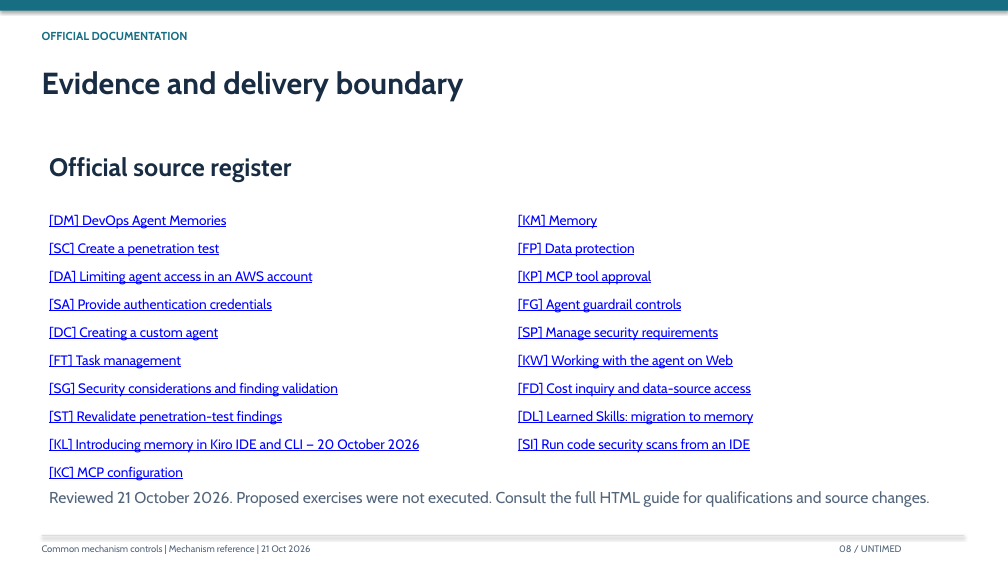
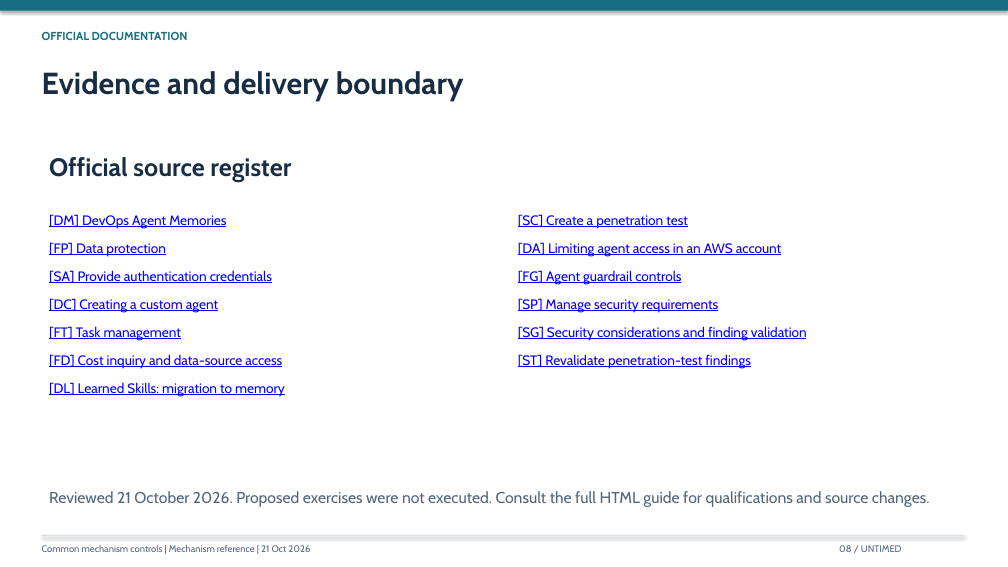
Before and after one commit to lyrel-dev/frontier-agents, a slide deck: slide 8 of presentations/overview-mechanisms-reference.pptx. Drawn at 1008x567 pixels with LibreOffice and Linux fonts; fonts in the diff are those of the drawing. Boxes give left, top, right and bottom in pixels: in the first picture for what was removed or moved away, otherwise in the second. Text is boxed around its words. In the diff, an @@ line names an element or a change of style, - is before the commit and + after.

```diff
--- a/presentations/overview-mechanisms-reference.pptx
+++ b/presentations/overview-mechanisms-reference.pptx
@@ text at <box>518,214,688,229</box>: text changed @@
-[KM] Memory
+[SC] Create a penetration test
@@ text at <box>49,242,165,257</box>: text changed @@
-[SC] Create a penetration test
+[FP] Data protection
@@ text at <box>518,242,781,257</box>: text changed @@
-[FP] Data protection
+[DA] Limiting agent access in an AWS account
@@ text removed at <box>49,270,312,285</box> @@
-[DA] Limiting agent access in an AWS account
@@ 5 texts: place and size @@
-5 texts at <box>49,298,719,369</box>
+5 texts at <box>49,270,719,341</box>
@@ text removed at <box>518,270,652,285</box> @@
-[KP] MCP tool approval
@@ text added at <box>518,326,807,341</box>, 13 pt, text #0000FF, underline @@
+[SG] Security considerations and finding validation
@@ text "[FD] Cost inquiry and data-source ...": place and size @@
-text "[FD] Cost inquiry and data-source ..." at <box>518,382,751,397</box>
+text "[FD] Cost inquiry and data-source ..." at <box>49,354,282,369</box>
@@ text at <box>518,354,751,369</box>: text changed @@
-[KW] Working with the agent on Web
+[ST] Revalidate penetration-test findings
@@ text at <box>49,382,285,397</box>: text changed @@
-[SG] Security considerations and finding validation
+[DL] Learned Skills: migration to memory
@@ text removed at <box>49,410,283,425</box> @@
-[ST] Revalidate penetration-test findings
@@ text removed at <box>518,410,754,425</box> @@
-[DL] Learned Skills: migration to memory
@@ text removed at <box>49,438,420,453</box> @@
-[KL] Introducing memory in Kiro IDE and CLI — 20 October 2026
@@ text removed at <box>518,438,750,453</box> @@
-[SI] Run code security scans from an IDE
@@ text removed at <box>49,466,183,481</box> @@
-[KC] MCP configuration
```
Also in this commit, not shown: 6 other slides changed.
